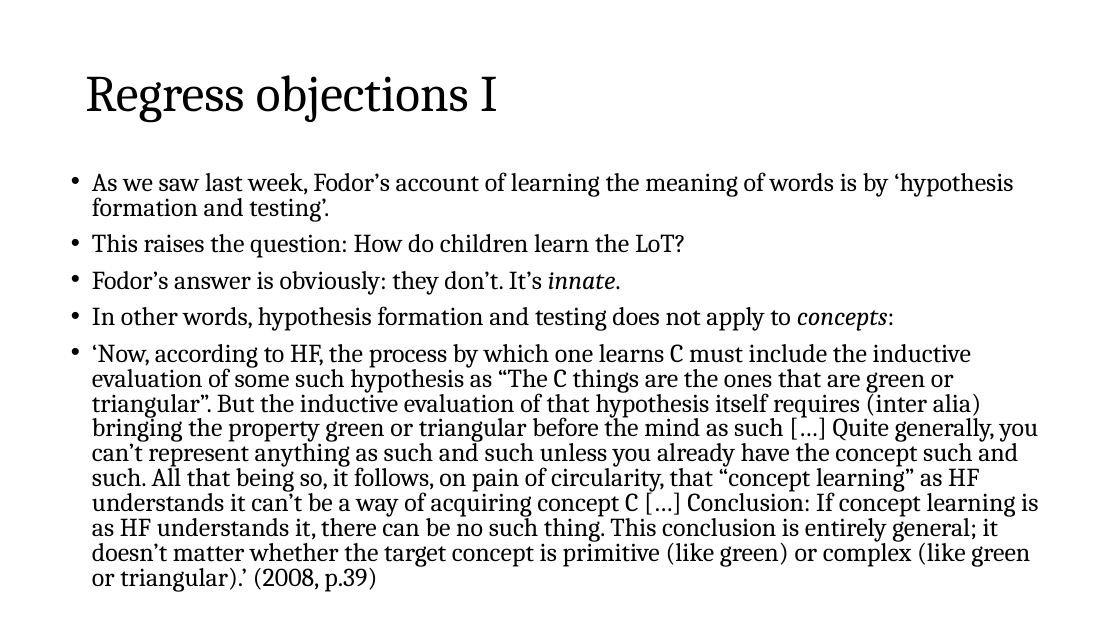
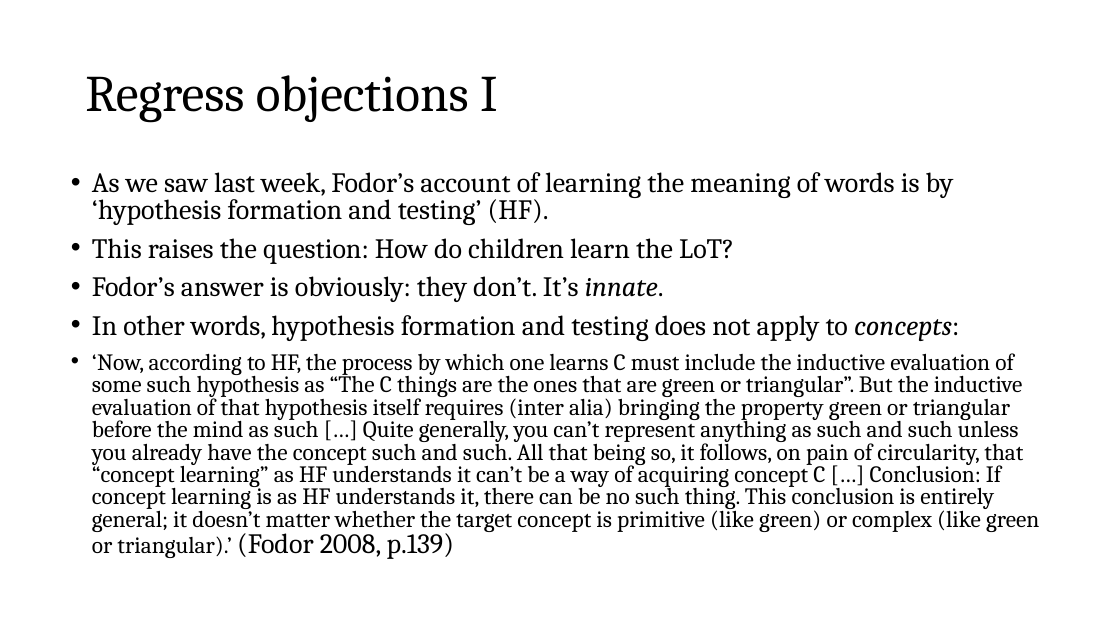
Before and after one commit to thelogicalgrammar/pLoT_course, a slide deck: slide 11 of 3_pLoT_continued.pptx (slide 10 before the commit). Drawn at 1120x630 pixels with LibreOffice and Linux fonts; fonts in the diff are those of the drawing; background and template pictures are left out. Boxes give left, top, right and bottom in pixels: in the first picture for what was removed or moved away, otherwise in the second. Text is boxed around its words. In the diff, an @@ line names an element or a change of style, - is before the commit and + after.

```diff
--- a/3_pLoT_continued.pptx
+++ b/3_pLoT_continued.pptx
@@ text at [92,172,954,225]: text changed; size 22.2 to 24 pt @@
-• As we saw last week, Fodor’s account of learning the meaning of words is by ‘hypothesis formation and testing’.
+• As we saw last week, Fodor’s account of learning the meaning of words is by ‘hypothesis formation and testing’ (HF).
@@ text at [92,238,959,341]: size 22.2 to 24 pt in "This raises the question: How do children ...", "Fodor’s answer is obviously: they don’t. It’s ...", "In other words, hypothesis formation and testing ..." @@
@@ text at [92,353,1039,559]: text changed; size 22.2 to 20 pt @@
-• ‘Now, according to HF, the process by which one learns C must include the inductive evaluation of some such hypothesis as “The C things are the ones that are green or triangular”. But the inductive evaluation of that hypothesis itself requires (inter alia) bringing the property green or triangular before the mind as such […] Quite generally, you can’t represent anything as such and such unless you already have the concept such and such. All that being so, it follows, on pain of circularity, that “concept learning” as HF understands it can’t be a way of acquiring concept C […] Conclusion: If concept learning is as HF understands it, there can be no such thing. This conclusion is entirely general; it doesn’t matter whether the target concept is primitive (like green) or complex (like green or triangular).’ (2008, p.39)
+• ‘Now, according to HF, the process by which one learns C must include the inductive evaluation of some such hypothesis as “The C things are the ones that are green or triangular”. But the inductive evaluation of that hypothesis itself requires (inter alia) bringing the property green or triangular before the mind as such […] Quite generally, you can’t represent anything as such and such unless you already have the concept such and such. All that being so, it follows, on pain of circularity, that “concept learning” as HF understands it can’t be a way of acquiring concept C […] Conclusion: If concept learning is as HF understands it, there can be no such thing. This conclusion is entirely general; it doesn’t matter whether the target concept is primitive (like green) or complex (like green or triangular).’ (Fodor 2008, p.139)
```
Also in this commit, not shown: 2 other slides changed, 1 slide added, 43 other files.
